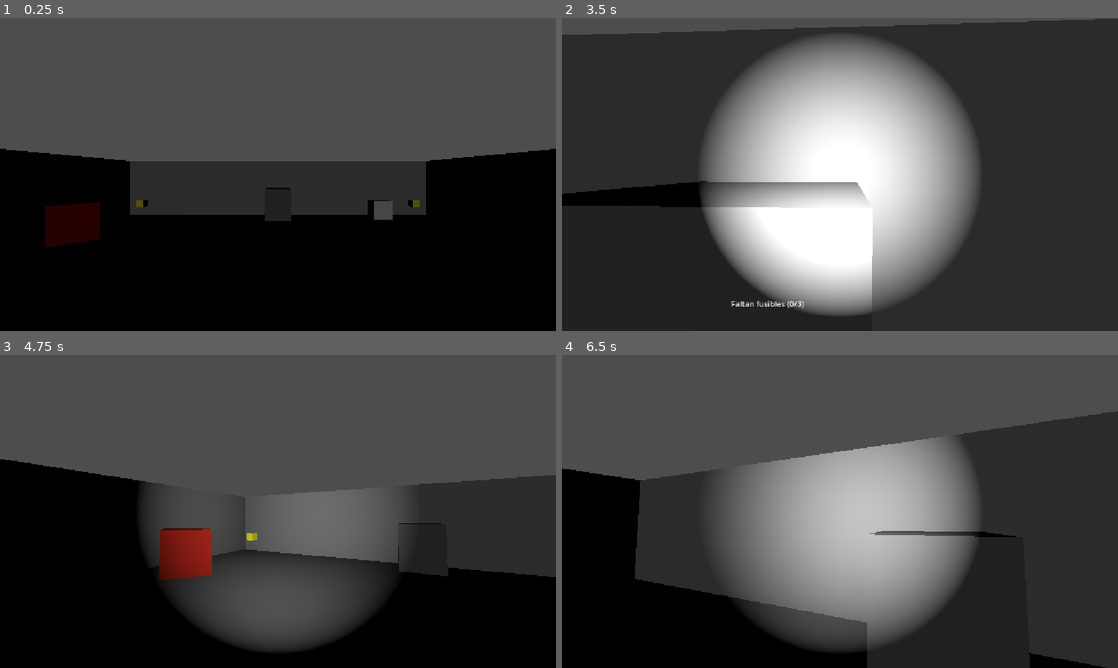
Above: before the commit, frames 1-4 (two rows, left to right).
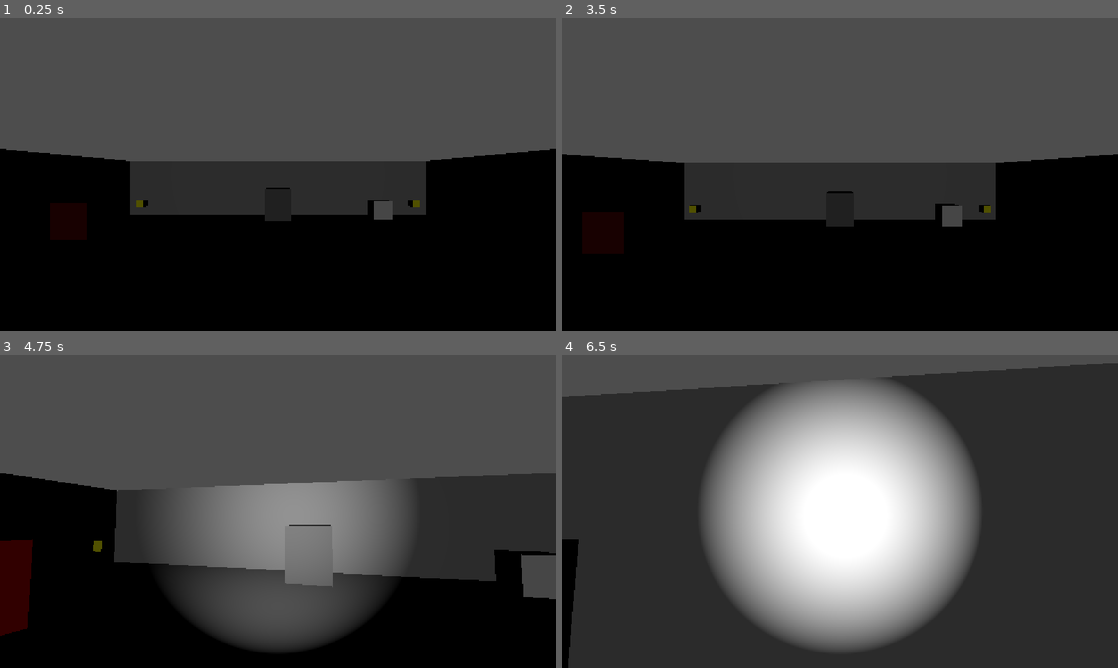
Above: after the commit, the same moments.

Repository: jalbal08/Penumbra
Game: Godot game, scene res://scenes/nivel2_sotano.tscn
The game is run twice, just before and just after one commit, with the same random seed, the same clock (stepped at 60 frames per second) and the same inputs. This scene is started directly instead of the project's main scene.
Inputs (mouse positions are in pixels of both pictures, inside the frame that each line leads up to):
- Up to frame 1 (0.25 s): no input
- Up to frame 2 (3.5 s): tap Enter at 0.5 s; move the mouse to (867, 174) at 0.52 s; hold Shift (correr) 0.53-1.28 s; hold W (mover_adelante) from 0.53 s (still down); move the mouse to (812, 174) at 1.27 s; tap E (interactuar) at 1.35 s; move the mouse to (851, 168) at 2.02 s; tap F at 2.1 s; move the mouse to (834, 180) at 2.77 s; tap Shift (correr) at 2.85 s
- Up to frame 3 (4.75 s): keep holding W (mover_adelante); move the mouse to (316, 514) at 3.52 s; tap E (interactuar) at 3.6 s; move the mouse to (233, 508) at 4.27 s; tap F at 4.35 s
- Up to frame 4 (6.5 s): move the mouse to (845, 511) at 5.02 s; hold Shift (correr) 5.03-5.78 s; move the mouse to (817, 505) at 5.77 s; release W (mover_adelante) at 5.78 s; hold D (mover_derecha) from 5.78 s (still down); tap E (interactuar) at 5.85 s

The runs differ from the first frame. In frame 1, 0.5% of the frame differs, in the area x 8-18%, y 58-74%; in frame 2, 92%, in the area x 0-100%, y 0-100%; in frame 3, 15%; in frame 4, 59%.

Commit message:
Enemigo con patrulla, detección y persecución

Diff:
--- a/penumbra/scripts/enemigo.gd
+++ b/penumbra/scripts/enemigo.gd
@@ -1,28 +1,80 @@
 extends CharacterBody3D
 
-const VELOCIDAD = 2.0
+const VEL_PATRULLA = 1.5
+const VEL_PERSECUCION = 2.6
 const DISTANCIA_ATRAPAR = 1.3
+const DETECCION_NORMAL = 4.0
+const DETECCION_CON_LINTERNA = 8.0
+const DISTANCIA_PERDER = 12.0
+
+const COLOR_PATRULLA = Color(0.35, 0.02, 0.02)
+const COLOR_PERSECUCION = Color(1.0, 0.1, 0.1)
+
+# Puntos por los que patrulla (X, Z)
+var puntos = [
+	Vector2(-6, -1),
+	Vector2(6, -1),
+	Vector2(6, 3),
+	Vector2(-5, 3),
+]
+var punto_actual = 0
+var persiguiendo = false
 
 var gravity = ProjectSettings.get_setting("physics/3d/default_gravity")
 var jugador: Node3D
+var linterna: Node3D
+var material: StandardMaterial3D
 
 func _ready():
+	print("Enemigo listo")
 	jugador = get_parent().get_node("Player")
+	linterna = jugador.get_node("Camera3D/Linterna")
+	material = StandardMaterial3D.new()
+	material.albedo_color = COLOR_PATRULLA
+	$CSGBox3D.material = material
 
 func _physics_process(delta):
 	if not is_on_floor():
 		velocity.y -= gravity * delta
 
-	if jugador:
-		var direccion = jugador.global_position - global_position
-		direccion.y = 0
-		if direccion.length() < DISTANCIA_ATRAPAR:
-			Inventario.reiniciar_sotano()
-			get_tree().reload_current_scene()
-			return
+	var dist = Vector2(jugador.global_position.x - global_position.x, jugador.global_position.z - global_position.z).length()
+
+	# Detección
+	var rango = DETECCION_CON_LINTERNA if linterna.visible else DETECCION_NORMAL
+	if not persiguiendo and dist < rango:
+		persiguiendo = true
+		material.albedo_color = COLOR_PERSECUCION
+		print("Enemigo: te detectó")
+	elif persiguiendo and dist > DISTANCIA_PERDER:
+		persiguiendo = false
+		material.albedo_color = COLOR_PATRULLA
+		print("Enemigo: te perdió")
+
+	# Atrapar
+	if persiguiendo and dist < DISTANCIA_ATRAPAR:
+		Inventario.reiniciar_sotano()
+		get_tree().reload_current_scene()
+		return
+
+	# Movimiento
+	var destino: Vector3
+	var vel: float
+	if persiguiendo:
+		destino = jugador.global_position
+		vel = VEL_PERSECUCION
+	else:
+		var p = puntos[punto_actual]
+		destino = Vector3(p.x, global_position.y, p.y)
+		vel = VEL_PATRULLA
+		if Vector2(destino.x - global_position.x, destino.z - global_position.z).length() < 0.5:
+			punto_actual = (punto_actual + 1) % puntos.size()
+
+	var direccion = destino - global_position
+	direccion.y = 0
+	if direccion.length() > 0.1:
 		direccion = direccion.normalized()
-		velocity.x = direccion.x * VELOCIDAD
-		velocity.z = direccion.z * VELOCIDAD
-		look_at(Vector3(jugador.global_position.x, global_position.y, jugador.global_position.z), Vector3.UP)
+		velocity.x = direccion.x * vel
+		velocity.z = direccion.z * vel
+		look_at(Vector3(destino.x, global_position.y, destino.z), Vector3.UP)
 
 	move_and_slide()
